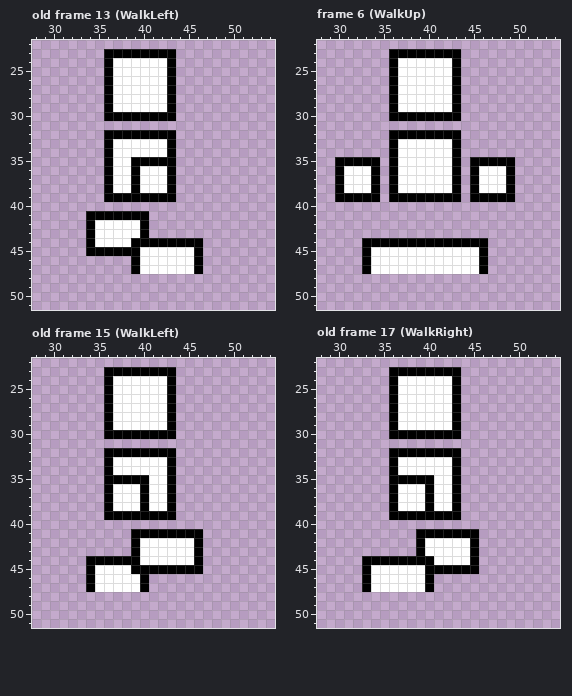
Pixel-art file -- res/images/player.ase. The picture above is the old version.
80x64 pixels, 33 frames. Shown: old frame 13 (WalkLeft): x 28..54, y 22..51; frame 6 (WalkUp): x 28..54, y 22..51; old frame 15 (WalkLeft): x 28..54, y 22..51; old frame 17 (WalkRight): x 28..54, y 22..51. The commit also changed other frames, which this record leaves out.
And afterwards:
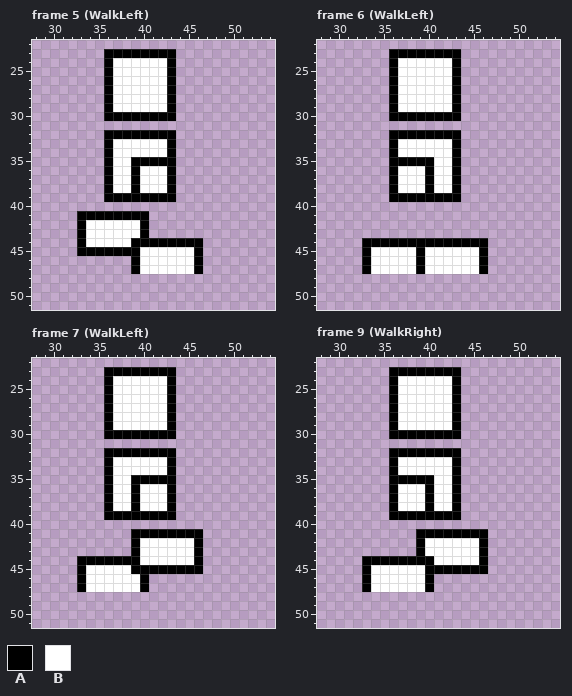
Palette (. is transparent): A #000000  B #ffffff
A new or re-ordered frame is compared with the old frame closest to it.
Edits made:
frames 33 -> 53
frames re-ordered
Frame 5 (WalkLeft) against old frame 13 (WalkLeft), layer "Layer 1":
Colour A is added in rows 41 to 45 at x 33.
Colour B replaces colour A in rows 42 to 44 at x 34.
Frame 6 (WalkLeft), layer "Layer 1":
Colour A replaces colour B in row 35 at x 37 to 40; in rows 36 to 38 at x 40; in rows 45 to 47 at x 39.
The author cleared colour A in row 35 at x 30 to 34 and 45 to 49; in rows 36 to 38 at x 30, 34, 45 and 49; in row 39 at x 30 to 34 and 45 to 49.
The author cleared colour B in rows 36 to 38 at x 31 to 33 and 46 to 48.
Frame 7 (WalkLeft) against old frame 15 (WalkLeft), layer "Layer 1":
Colour A is added in rows 44 to 47 at x 33.
Colour A replaces colour B in row 35 at x 41 to 42; in rows 36 to 38 at x 39.
Colour B replaces colour A in row 35 at x 37 to 38; in rows 36 to 38 at x 40; in rows 45 to 47 at x 34.
Frame 9 (WalkRight) against old frame 17 (WalkRight), layer "Layer 1":
Colour A is added in rows 41 to 45 at x 46.
Colour B replaces colour A in rows 42 to 44 at x 45.
Pixel boxes of the changes (left, top, right, bottom) in both pictures:
changed: (77, 211, 95, 256)
changed: (335, 157, 515, 202)
changed: (416, 247, 425, 274)
changed: (113, 475, 167, 511)
changed: (77, 556, 95, 592)
changed: (470, 529, 488, 574)
